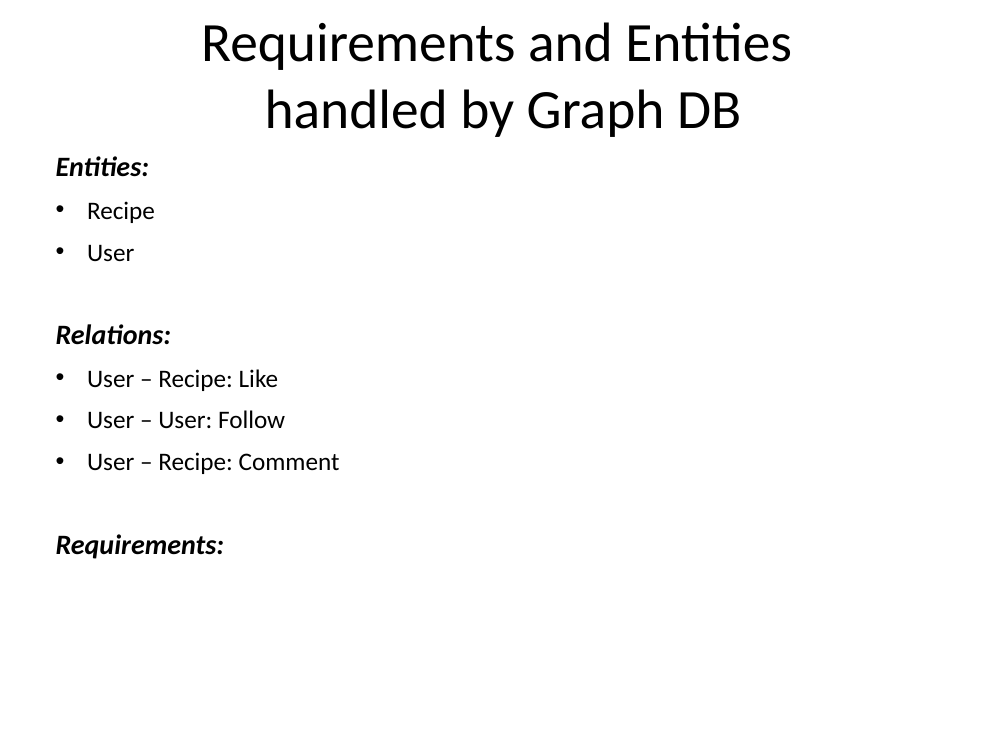
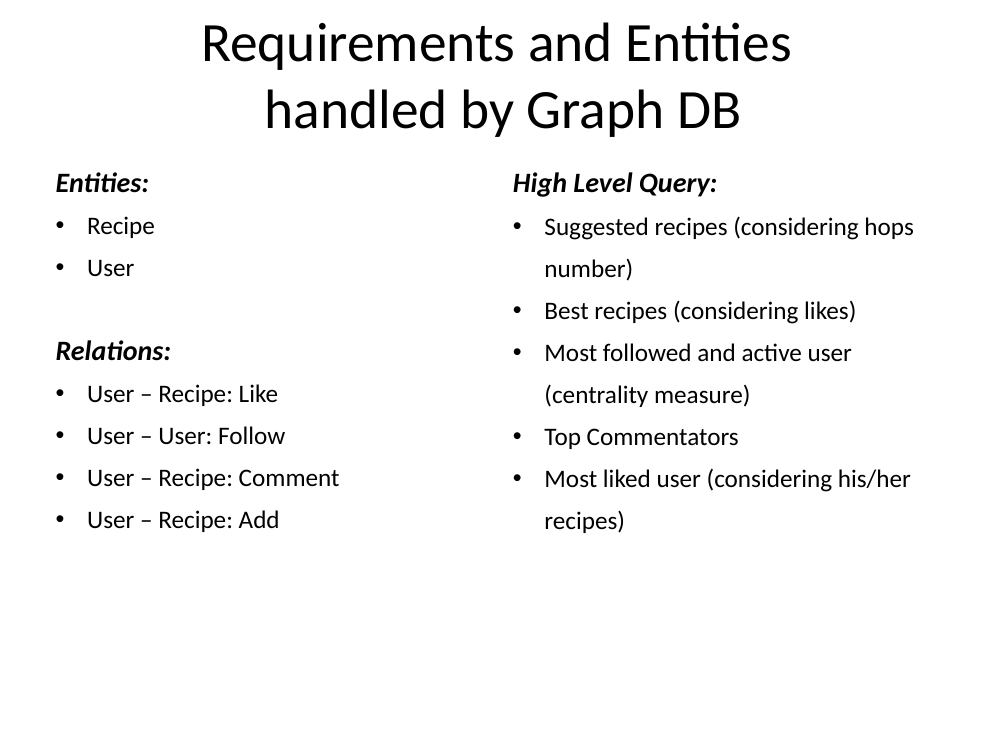
Before and after one commit to fraie98/JustRecipe, a slide deck: slide 7 of Documents/JustRecipe Presentation.pptx. Drawn at 1008x756 pixels with LibreOffice and Linux fonts; fonts in the diff are those of the drawing; background and template pictures are left out. Boxes give left, top, right and bottom in pixels: in the first picture for what was removed or moved away, otherwise in the second. Text is boxed around its words. In the diff, an @@ line names an element or a change of style, - is before the commit and + after.

Commit message:
Update Presentation

```diff
--- a/Documents/JustRecipe Presentation.pptx
+++ b/Documents/JustRecipe Presentation.pptx
@@ text "Entities:": place and size @@
-text "Entities:" at (56, 156, 340, 559)
+text "Entities:" at (56, 172, 340, 532)
@@ text added at (513, 172, 913, 533), 18 pt, text #000000 @@
+High Level Query:
+• Suggested recipes (considering hops number)
+• Best recipes (considering likes)
+• Most followed and active user (centrality measure)
+• Top Commentators
+• Most liked user (considering his/her recipes)
@@ text at (87, 510, 280, 532): text changed; size 20 to 18 pt; bold off; italic off @@
-Requirements:
+• User – Recipe: Add
```
Also in this commit, not shown: 1 other slide changed.
